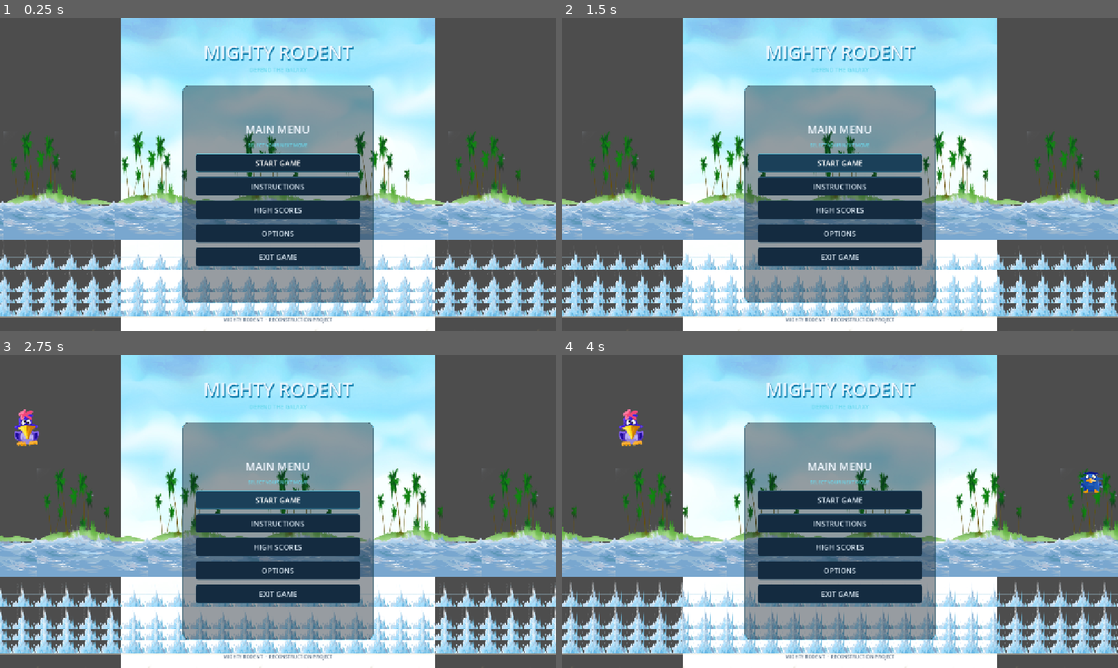
Above: before the commit, frames 1-4 (two rows, left to right).
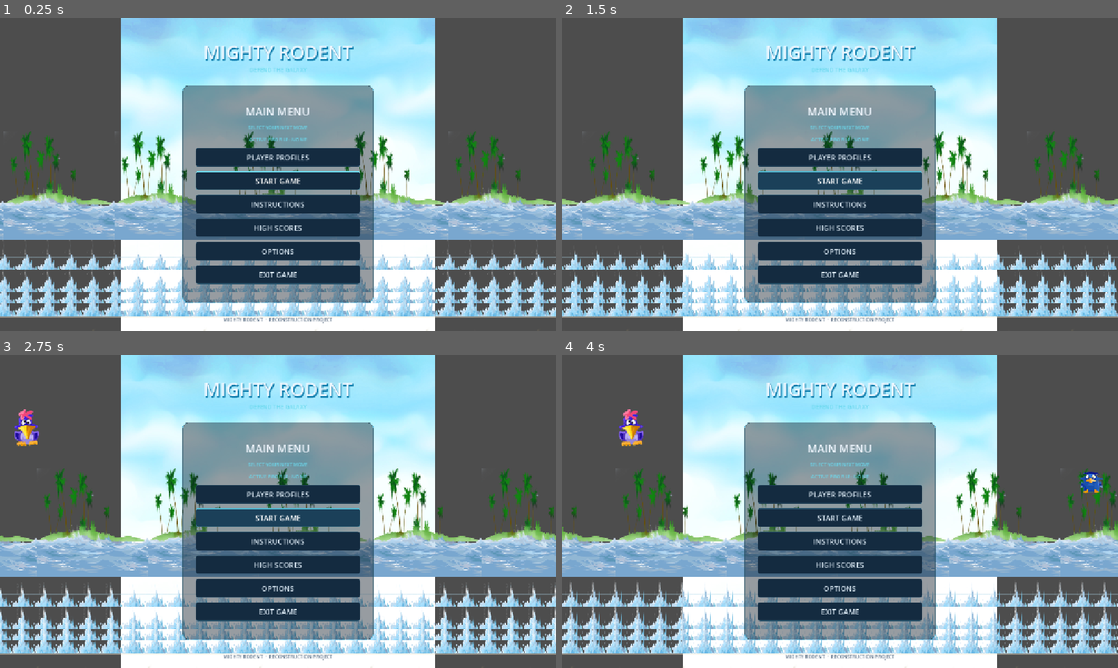
Above: after the commit, the same moments.

Repository: Iulian-hub/RUNAWAY-RABBIT-DECOMP
Game: Godot game, scene res://ui/main_menu.tscn
The game is run twice, just before and just after one commit, with the same random seed, the same clock (stepped at 60 frames per second) and the same inputs. This scene is started directly instead of the project's main scene.
Inputs (mouse positions are in pixels of both pictures, inside the frame that each line leads up to):
- Up to frame 1 (0.25 s): no input
- Up to frame 2 (1.5 s): click (840, 158) at 0.5 s, where only the run after the commit has a clickable "PLAYER PROFILES"; click "START GAME" at 1.25 s
- Up to frame 3 (2.75 s): click "START GAME" at 2 s
- Up to frame 4 (4 s): tap Enter at 2.75 s; move the mouse to (962, 495) at 2.77 s; hold D (move_right) 2.78-3.53 s; right-click (962, 495) at 2.85 s; click (962, 495) at 2.92 s; move the mouse to (728, 527) at 3.52 s; hold A (move_left) from 3.53 s (still down); click (728, 527) at 3.6 s

The runs differ from the first frame. In frame 1, 8.6% of the frame differs, in the area x 35-65%, y 28-86%; in frame 2, 10%; in frame 3, 10%; in frame 4, 8.6%.

Commit message:
Add profile controls to main menu

Diff:
--- a/runaway-rabbit-clona/ui/main_menu.tscn
+++ b/runaway-rabbit-clona/ui/main_menu.tscn
@@ -222,6 +222,18 @@
 text = "SELECT YOUR NEXT MOVE"
 horizontal_alignment = 1
 
+[node name="CurrentProfileLabel" type="Label" parent="MenuPanel/MenuContent/HomePage"]
+layout_mode = 2
+theme_override_colors/font_color = Color(0.42, 0.84, 0.92, 1)
+theme_override_font_sizes/font_size = 12
+text = "ACTIVE PROFILE: NONE"
+horizontal_alignment = 1
+
+[node name="ProfileButton" type="Button" parent="MenuPanel/MenuContent/HomePage"]
+custom_minimum_size = Vector2(330, 43)
+layout_mode = 2
+text = "PLAYER PROFILES"
+
 [node name="StartButton" type="Button" parent="MenuPanel/MenuContent/HomePage"]
 custom_minimum_size = Vector2(330, 43)
 layout_mode = 2
